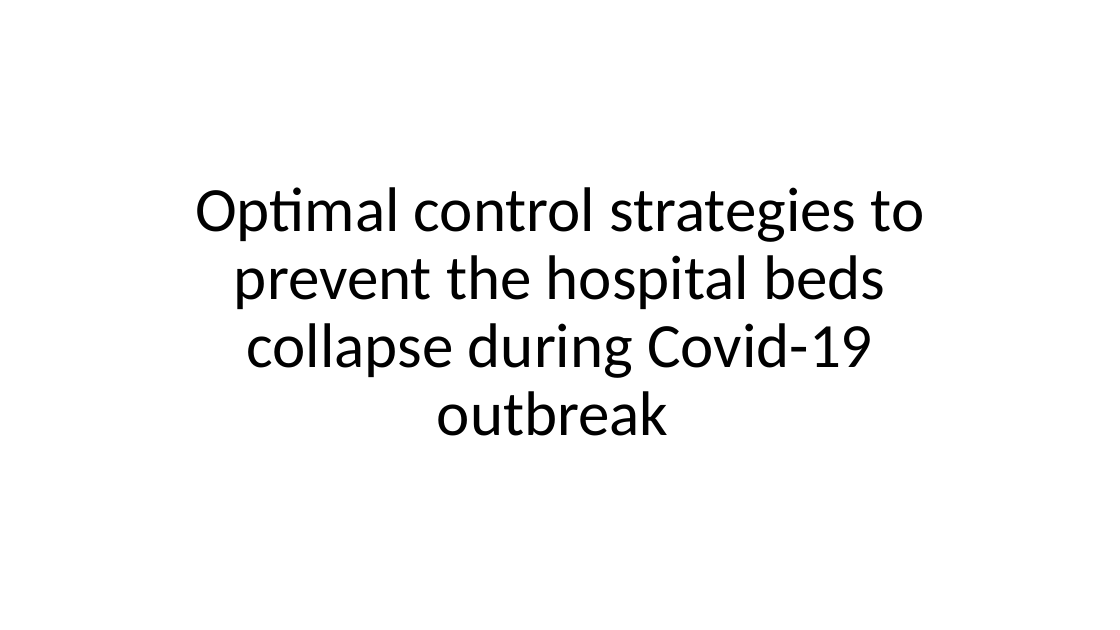
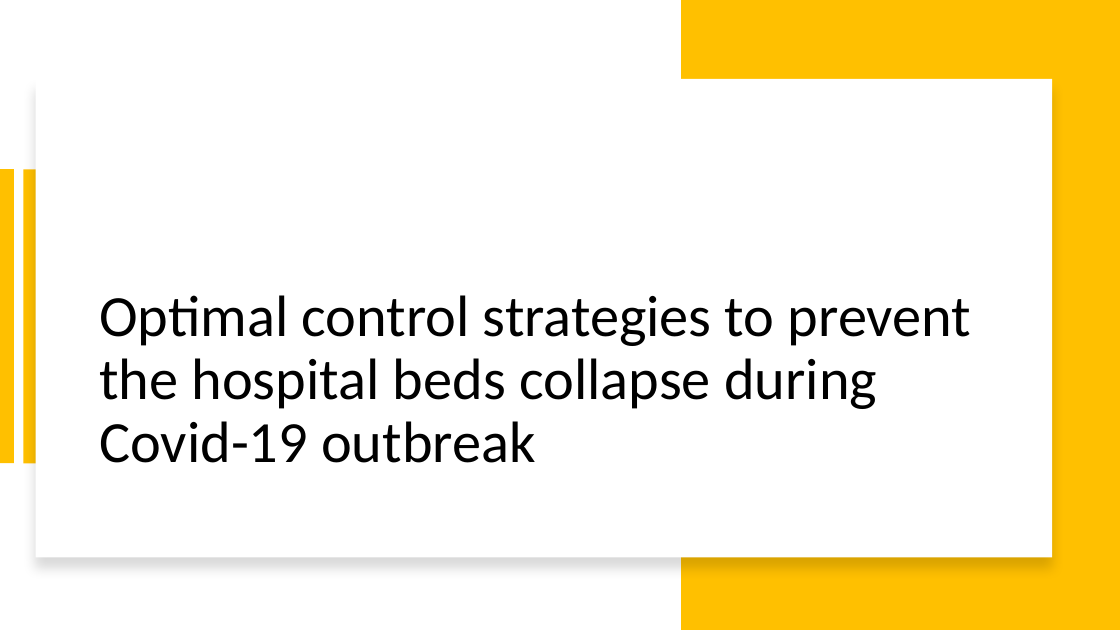
Before and after one commit to spbisc97/covid-optimal-control, a slide deck: slide 1 of PowerPoint/Optimal control strategies to prevent the hospital beds collapse during COVID-19 outbreak.pptx. Drawn at 1120x630 pixels with LibreOffice and Linux fonts; fonts in the diff are those of the drawing. Boxes give left, top, right and bottom in pixels: in the first picture for what was removed or moved away, otherwise in the second. Text is boxed around its words. In the diff, an @@ line names an element or a change of style, - is before the commit and + after.

```diff
--- a/PowerPoint/Optimal control strategies to prevent the hospital beds collapse during COVID-19 outbreak.pptx
+++ b/PowerPoint/Optimal control strategies to prevent the hospital beds collapse during COVID-19 outbreak.pptx
@@ rectangle added at (681,0,1120,630), fill #FFC000 @@
@@ rectangle added at (35,79,1052,558), fill #FFFFFF @@
@@ rectangle added at (0,169,14,463), fill #FFC000 @@
@@ rectangle added at (23,169,37,463), fill #FFC000 @@
@@ title "Optimal control strategies to prevent ...": place and size @@
-title "Optimal control strategies to prevent ..." at (195,187,925,436)
+title "Optimal control strategies to prevent ..." at (99,295,971,463)
@@ title "Optimal control strategies to prevent ..." at (99,295,971,463): size 54 to 50 pt; alignment centre to left; vertical alignment bottom to top @@
```
Also in this commit, not shown: 11 other slides changed, 8 slides added, 7 slides removed, 1 other file.
